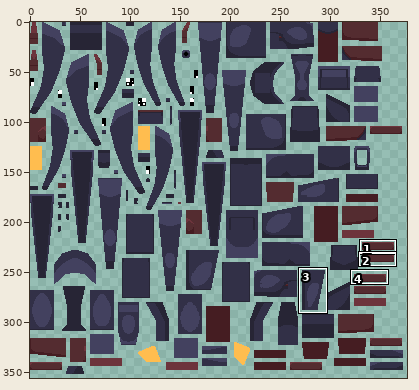
Sprite sheet: QB-10 Bioweapon.png. Above: a wide view before the commit, with the close-up outlined.
Close-up. Before the edit:
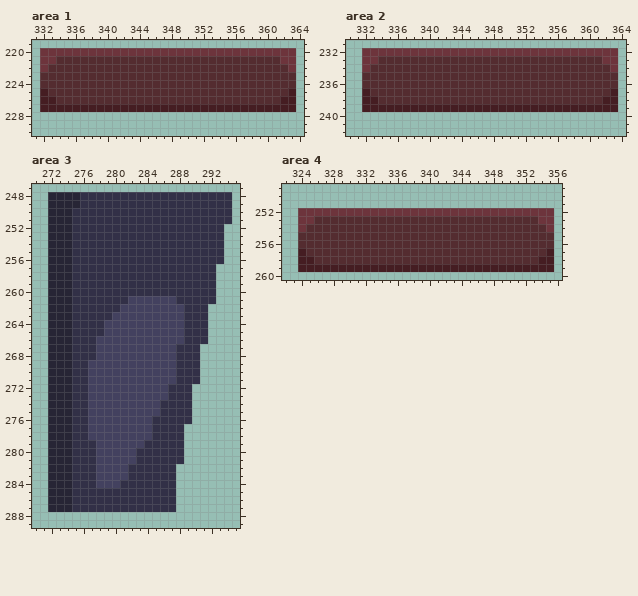
The file is 512x512 pixels. Shown: area 1: x 331..364, y 219..230; area 2: x 330..364, y 231..242; area 3: x 270..295, y 247..289; area 4: x 322..356, y 249..260. The wide view leaves out empty margins. The commit also changed other parts of the picture, which this record leaves out.
And afterwards:
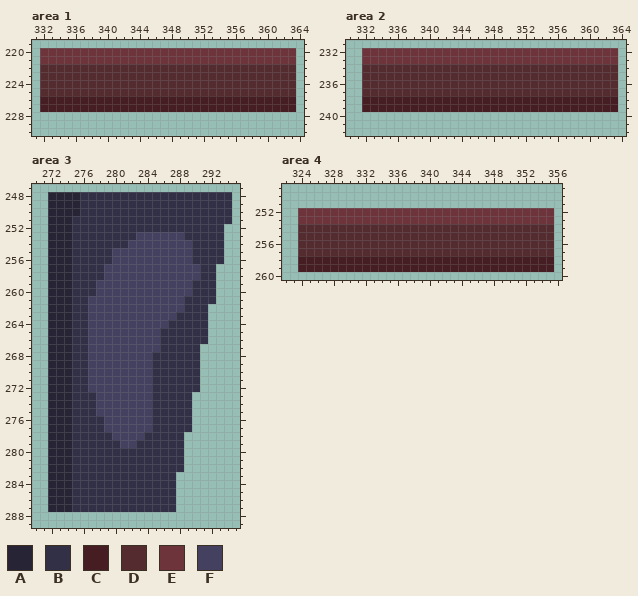
Palette (. is transparent): A #272535  B #323047  C #451d22  D #542c30  E #6d343c  F #43415f
The exact change:
Changed rows in their new state; - is an unchanged pixel.
Area 1:
first column x 332:
221 --EEEEEEEEEEEEEEEEEEEEEEEEEEEE--
222 D------------------------------D
225 D------------------------------D
226 --CCCCCCCCCCCCCCCCCCCCCCCCCCCC--
Area 2:
first column x 332:
233 --EEEEEEEEEEEEEEEEEEEEEEEEEEEE--
234 D------------------------------D
237 D------------------------------D
238 --CCCCCCCCCCCCCCCCCCCCCCCCCCCC--
Area 3:
first column x 275:
250 A---------------
253 --------FFFFFF--
254 -------FFFFFFFF-
255 -----FFFFFFFFFF-
256 -----FFFFFFFFFF-
257 ----FFFFFFFFFFFF
258 ----FFFFFFFFFFFF
259 ---FFFFFFFFFFFF-
260 ---FFFFFFFFFFFF-
261 --FFFFF------F--
262 --FFFF----------
263 --FFF--------B--
264 --FF--------BB--
265 --FF-------BBB--
266 --F--------BBB--
267 --F--------BB---
268 --F-------BBB---
269 ----------BBB---
270 ----------BBB---
271 ----------BBB---
272 ----------BB---B
273 --B-------BB----
274 --B-------B-----
275 --B-------B-----
276 --BB------------
277 --BB----------B-
278 --BBB----B------
279 ---BBB--B-------
280 ---BBBBB--------
281 ---BBBBB--------
282 ---BBBB------B--
283 ---BBBB---------
284 ---BBB----------
Area 4:
first column x 324:
253 --EEEEEEEEEEEEEEEEEEEEEEEEEEEE--
254 D------------------------------D
257 D------------------------------D
258 --CCCCCCCCCCCCCCCCCCCCCCCCCCCC--
Boxes around the changes in both close-ups, in picture pixels (x1, y1, x2, y2):
changed: (40, 56, 296, 104)
changed: (362, 56, 618, 104)
changed: (72, 208, 80, 216)
changed: (88, 232, 200, 488)
changed: (298, 216, 554, 264)
